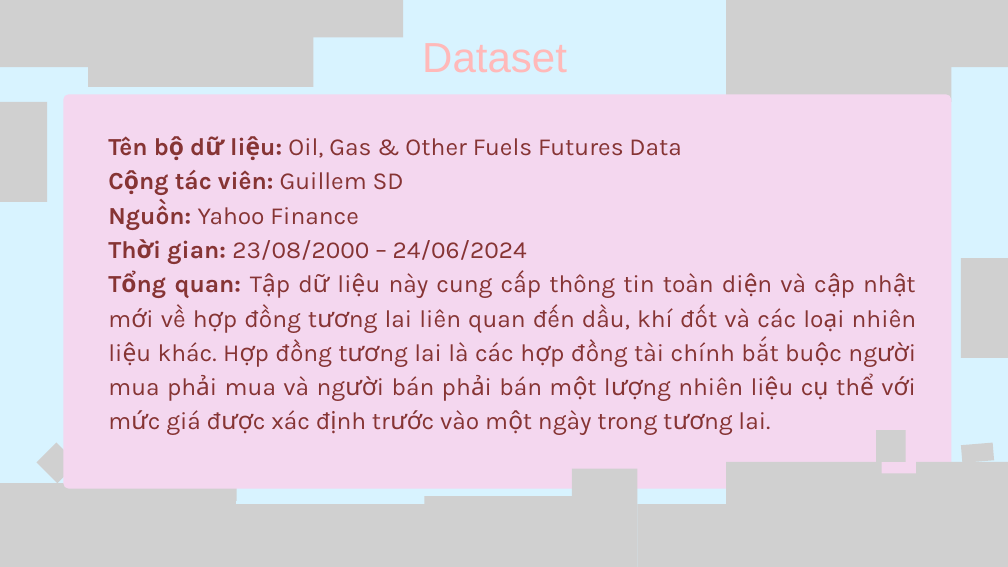
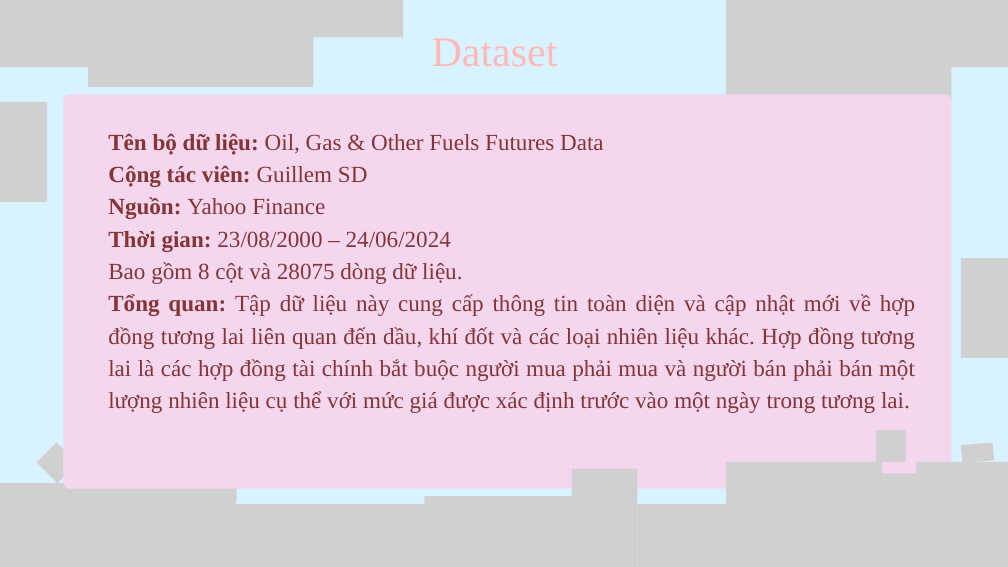
Before and after one commit to tuongvi0221/Business_data_analytics, a slide deck: slide 4 of Document/Gioi_Thieu_De_Tai.pptx. Drawn at 1008x567 pixels with LibreOffice and Linux fonts; fonts in the diff are those of the drawing; grey boxes stand for pictures. Boxes give left, top, right and bottom in pixels: in the first picture for what was removed or moved away, otherwise in the second. Text is boxed around its words. In the diff, an @@ line names an element or a change of style, - is before the commit and + after.

```diff
--- a/Document/Gioi_Thieu_De_Tai.pptx
+++ b/Document/Gioi_Thieu_De_Tai.pptx
@@ text at [108,133,915,413]: size 35 to 33 pt, font Karla to Times New Roman; line spacing 49pt to 46.2pt @@
@@ text at [108,262,462,284]: paragraph added @@
+Bao gồm 8 cột và 28075 dòng dữ liệu.
```
Also in this commit, not shown: 10 other slides changed, 6 other files.
